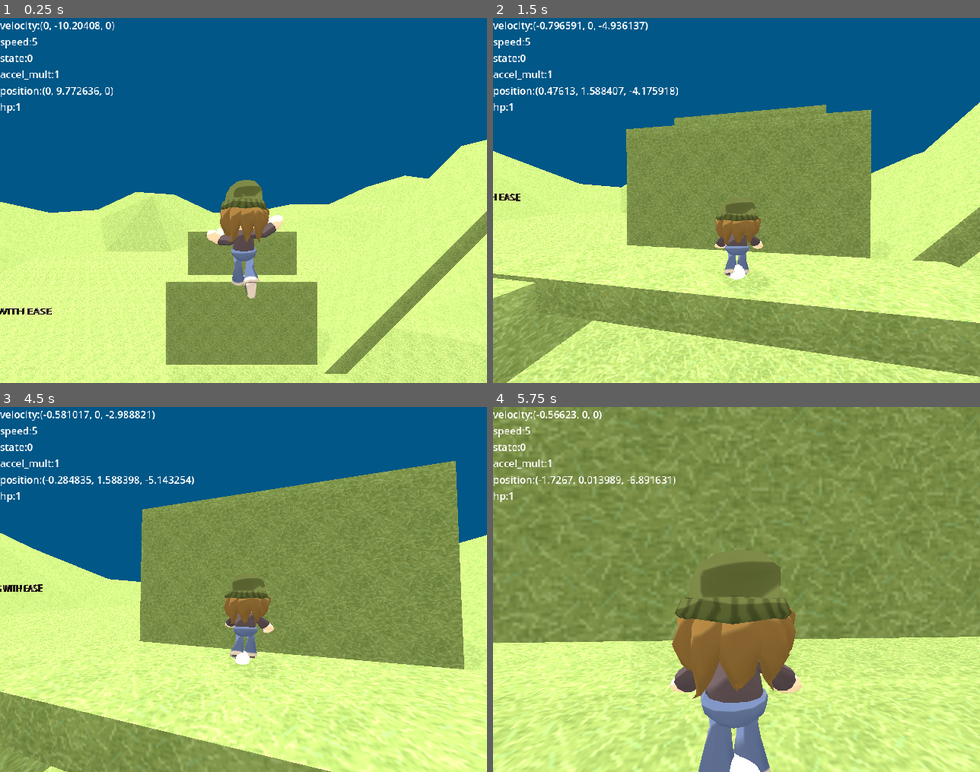
Above: before the commit, frames 1-4 (two rows, left to right).
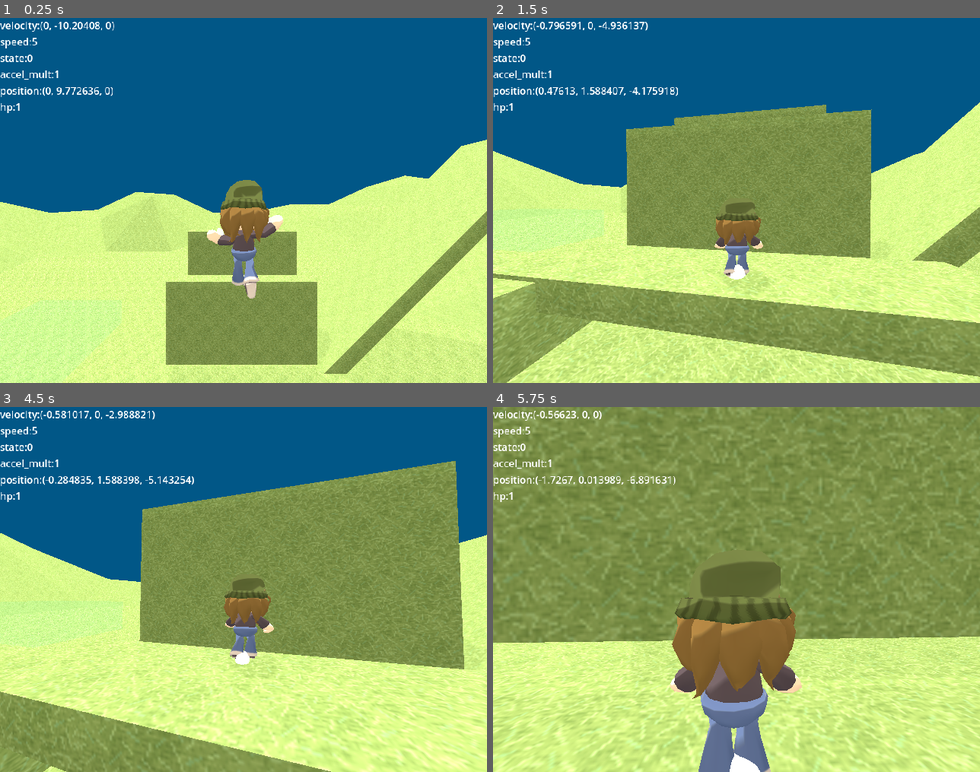
Above: after the commit, the same moments.

Repository: imawormeater/sorakaiquest
Game: Godot game, scene res://scenes/app.tscn
The game is run twice, just before and just after one commit, with the same random seed, the same clock (stepped at 60 frames per second) and the same inputs. Video files are missing from this copy of the repository; at most half a second of black plays in their place.
Inputs (mouse positions are in pixels of both pictures, inside the frame that each line leads up to):
- Up to frame 1 (0.25 s): no input
- Up to frame 2 (1.5 s): move the mouse to (760, 200) at 0.52 s; hold W (movement_up) from 0.53 s (still down); tap Mouse wheel down (mw_down) at 0.6 s; tap Space (movement_jump) at 0.77 s; move the mouse to (712, 200) at 1.27 s; tap Mouse wheel up (mw_up) at 1.35 s
- Up to frame 3 (4.5 s): keep holding W (movement_up); tap Space (movement_jump) at 1.52, 3.02, 3.77 s; move the mouse to (253, 582) at 2.02 s; tap Mouse wheel down (mw_down) at 2.1, 3.6 s; move the mouse to (238, 596) at 2.77 s; tap Mouse wheel up (mw_up) at 2.85, 4.35 s; move the mouse to (282, 593) at 3.52 s; move the mouse to (204, 585) at 4.27 s
- Up to frame 4 (5.75 s): keep holding W (movement_up); tap Space (movement_jump) at 4.52 s; move the mouse to (741, 589) at 5.02 s; tap Mouse wheel down (mw_down) at 5.1 s

The runs differ from the first frame. In frame 1, 0.1% of the frame differs, in the area x 0-11%, y 15-82%; in frame 2, less than 0.1%; in frame 3, 0.1%; in frame 4, less than 0.1%.

Commit message:
better level switching and transitions

Diff:
--- /dev/null
+++ b/assets/objects/level_switcher.tscn
@@ -0,0 +1,29 @@
+[gd_scene load_steps=5 format=3 uid="uid://cabix5vgaakof"]
+
+[ext_resource type="Script" path="res://scripts/level_switcher.gd" id="1_vnne3"]
+[ext_resource type="Material" uid="uid://dboxaay5wtknv" path="res://assets/ursc/testing_mat.tres" id="2_wei10"]
+
+[sub_resource type="BoxShape3D" id="BoxShape3D_1h2me"]
+size = Vector3(2, 2, 2)
+
+[sub_resource type="BoxMesh" id="BoxMesh_fwv4e"]
+material = ExtResource("2_wei10")
+size = Vector3(2, 2, 2)
+
+[node name="LevelSwitch" type="Node3D"]
+script = ExtResource("1_vnne3")
+
+[node name="tpArea" type="Area3D" parent="."]
+
+[node name="CollisionShape3D" type="CollisionShape3D" parent="tpArea"]
+shape = SubResource("BoxShape3D_1h2me")
+
+[node name="debug" type="MeshInstance3D" parent="tpArea"]
+mesh = SubResource("BoxMesh_fwv4e")
+skeleton = NodePath("../..")
+
+[node name="debounceTimer" type="Timer" parent="."]
+one_shot = true
+
+[connection signal="body_entered" from="tpArea" to="." method="_on_body_entered"]
+[connection signal="body_entered" from="tpArea" to="." method="_on_tp_area_body_entered"]
--- /dev/null
+++ b/assets/ursc/canvas_item/circle_trans.gdshader
@@ -0,0 +1,10 @@
+shader_type canvas_item;
+
+uniform float circle_size : hint_range(0,1) = 0.5f;
+
+void fragment(){
+	if (distance(vec2(0.5,0.5), UV) < circle_size){
+		COLOR.a = 0.0f;
+	}
+	//COLOR.a = distance(vec2(0.5,0.5), UV);
+}
--- /dev/null
+++ b/assets/ursc/circle_trans.tres
@@ -0,0 +1,7 @@
+[gd_resource type="ShaderMaterial" load_steps=2 format=3 uid="uid://bixuwp1cbjepr"]
+
+[ext_resource type="Shader" path="res://assets/ursc/canvas_item/circle_trans.gdshader" id="1_osdcm"]
+
+[resource]
+shader = ExtResource("1_osdcm")
+shader_parameter/circle_size = 1.0
--- /dev/null
+++ b/assets/ursc/testing_mat.tres
@@ -0,0 +1,6 @@
+[gd_resource type="StandardMaterial3D" format=3 uid="uid://dboxaay5wtknv"]
+
+[resource]
+transparency = 1
+shading_mode = 0
+albedo_color = Color(0, 1, 1, 0.0627451)
--- a/scenes/app.tscn
+++ b/scenes/app.tscn
@@ -1,8 +1,46 @@
-[gd_scene load_steps=4 format=3 uid="uid://eleajfuwfpur"]
+[gd_scene load_steps=8 format=3 uid="uid://eleajfuwfpur"]
 
 [ext_resource type="Script" path="res://scripts/app.gd" id="1_d1n4j"]
 [ext_resource type="PackedScene" uid="uid://dmdi4mdm7qr5o" path="res://scenes/MainGameState.tscn" id="2_w6e81"]
 [ext_resource type="VideoStream" path="res://assets/videos/jerma.ogv" id="3_vj886"]
+[ext_resource type="Material" uid="uid://bixuwp1cbjepr" path="res://assets/ursc/circle_trans.tres" id="4_kytrq"]
+
+[sub_resource type="Animation" id="Animation_bc7ut"]
+length = 0.001
+tracks/0/type = "value"
+tracks/0/imported = false
+tracks/0/enabled = true
+tracks/0/path = NodePath("CircleTrans:material:shader_parameter/circle_size")
+tracks/0/interp = 1
+tracks/0/loop_wrap = true
+tracks/0/keys = {
+"times": PackedFloat32Array(0),
+"transitions": PackedFloat32Array(1),
+"update": 0,
+"values": [1.0]
+}
+
+[sub_resource type="Animation" id="Animation_aur8l"]
+resource_name = "circletransin"
+length = 2.2
+tracks/0/type = "value"
+tracks/0/imported = false
+tracks/0/enabled = true
+tracks/0/path = NodePath("CircleTrans:material:shader_parameter/circle_size")
+tracks/0/interp = 1
+tracks/0/loop_wrap = true
+tracks/0/keys = {
+"times": PackedFloat32Array(0, 1, 1.2, 2.2),
+"transitions": PackedFloat32Array(1, 1, 1, 1),
+"update": 0,
+"values": [1.0, 0.0, 0.0, 1.0]
+}
+
+[sub_resource type="AnimationLibrary" id="AnimationLibrary_3j6nd"]
+_data = {
+"RESET": SubResource("Animation_bc7ut"),
+"circletransfull": SubResource("Animation_aur8l")
+}
 
 [node name="App" type="Node"]
 script = ExtResource("1_d1n4j")
@@ -16,3 +54,31 @@
 offset_bottom = 544.0
 stream = ExtResource("3_vj886")
 bus = &"Ambience"
+
+[node name="Transitions" type="ColorRect" parent="CanvasLayer"]
+offset_right = 40.0
+offset_bottom = 40.0
+color = Color(1, 1, 1, 0)
+
+[node name="CircleTrans" type="ColorRect" parent="CanvasLayer/Transitions"]
+material = ExtResource("4_kytrq")
+layout_mode = 1
+anchors_preset = 8
+anchor_left = 0.5
+anchor_top = 0.5
+anchor_right = 0.5
+anchor_bottom = 0.5
+offset_left = -20.0
+offset_top = -100.0
+offset_right = 620.0
+offset_bottom = 540.0
+grow_horizontal = 2
+grow_vertical = 2
+color = Color(0, 0, 0, 1)
+
+[node name="AnimationPlayer" type="AnimationPlayer" parent="CanvasLayer/Transitions"]
+libraries = {
+"": SubResource("AnimationLibrary_3j6nd")
+}
+
+[node name="Timer" type="Timer" parent="."]
--- a/scenes/levels/test_level.tscn
+++ b/scenes/levels/test_level.tscn
@@ -1,26 +1,12 @@
-[gd_scene load_steps=10 format=3 uid="uid://p3tbs46mi8p3"]
+[gd_scene load_steps=8 format=3 uid="uid://p3tbs46mi8p3"]
 
 [ext_resource type="Script" path="res://scripts/level_class.gd" id="1_aufyl"]
 [ext_resource type="PackedScene" uid="uid://dofocsipduo7e" path="res://assets/objects/plains_1.tscn" id="2_tbe0s"]
 [ext_resource type="Material" uid="uid://fy0ibi6x3jnj" path="res://assets/materials/basicassplatform.tres" id="3_wk7ds"]
 [ext_resource type="PackedScene" uid="uid://cmxve7621cy05" path="res://scenes/basicassplatform.tscn" id="4_eadt3"]
 [ext_resource type="Environment" uid="uid://jyc65e1ajlll" path="res://assets/ursc/test_env.tres" id="5_356hj"]
+[ext_resource type="PackedScene" uid="uid://cabix5vgaakof" path="res://assets/objects/level_switcher.tscn" id="7_owx7p"]
 [ext_resource type="AudioStream" uid="uid://cu7ty4ay2nlw5" path="res://assets/sounds/mario64ambience.ogg" id="7_x3xfm"]
-
-[sub_resource type="GDScript" id="GDScript_5seu6"]
-resource_name = "TESTLEVELLOADING"
-script/source = "extends Area3D
-
-func _on_body_entered(body: Node3D) -> void:
-	if body == GameManager.CurrentState.Sorakai:
-		GameManager.CurrentState.load_level(\"res://scenes/levels/test_level_2.tscn\")
-"
-
-[sub_resource type="BoxShape3D" id="BoxShape3D_1h2me"]
-size = Vector3(9.93231, 2.47961, 4.52637)
-
-[sub_resource type="TextMesh" id="TextMesh_o1h36"]
-text = "IM CUMMING WITH EASE"
 
 [node name="Level" type="Node3D" node_paths=PackedStringArray("Logan_Spawn")]
 script = ExtResource("1_aufyl")
@@ -114,18 +100,8 @@
 autoplay = true
 bus = &"Ambience"
 
-[node name="Area3D" type="Area3D" parent="."]
-transform = Transform3D(1, 0, 0, 0, 1, 0, 0, 0, 1, -17.3666, 0, -10.72)
-script = SubResource("GDScript_5seu6")
-
-[node name="CollisionShape3D" type="CollisionShape3D" parent="Area3D"]
-transform = Transform3D(1, 0, 0, 0, 1, 0, 0, 0, 1, -0.963135, 0.739807, 1.76318)
-shape = SubResource("BoxShape3D_1h2me")
-
-[node name="MeshInstance3D" type="MeshInstance3D" parent="Area3D"]
-transform = Transform3D(4.81944, 0, 0, 0, 3.76987, 0, 0, 0, 1.03291, -1.24092, 2.44206, 1.98017)
-mesh = SubResource("TextMesh_o1h36")
-
-[connection signal="body_entered" from="Area3D" to="Area3D" method="_on_body_entered"]
+[node name="LevelSwitch" parent="." instance=ExtResource("7_owx7p")]
+transform = Transform3D(3.65528, 0, 0, 0, 1, 0, 0, 0, 2.54221, -14.6616, 0.501049, -8.89673)
+levelpath = "res://scenes/levels/test_level_2.tscn"
 
 [editable path="plains2"]
--- a/scenes/levels/test_level_2.tscn
+++ b/scenes/levels/test_level_2.tscn
@@ -7,18 +7,7 @@
 [ext_resource type="PackedScene" uid="uid://d0wtjv210el32" path="res://assets/objects/plains_2.tscn" id="3_kerdl"]
 [ext_resource type="PackedScene" uid="uid://cmxve7621cy05" path="res://scenes/basicassplatform.tscn" id="4_n473g"]
 [ext_resource type="Environment" uid="uid://jyc65e1ajlll" path="res://assets/ursc/test_env.tres" id="6_1y2uh"]
-
-[sub_resource type="GDScript" id="GDScript_5seu6"]
-resource_name = "TESTLEVELLOADING"
-script/source = "extends Area3D
-
-func _on_body_entered(body: Node3D) -> void:
-	if body == GameManager.CurrentState.Sorakai:
-		GameManager.CurrentState.load_level(\"res://scenes/levels/test_level.tscn\")
-"
-
-[sub_resource type="BoxShape3D" id="BoxShape3D_1h2me"]
-size = Vector3(9.93231, 2.47961, 4.52637)
+[ext_resource type="PackedScene" uid="uid://cabix5vgaakof" path="res://assets/objects/level_switcher.tscn" id="8_b5a3n"]
 
 [sub_resource type="TextMesh" id="TextMesh_o1h36"]
 text = "also i made my teacher play this level he
@@ -153,18 +142,13 @@
 [node name="WorldEnvironment" type="WorldEnvironment" parent="."]
 environment = ExtResource("6_1y2uh")
 
-[node name="Area3D" type="Area3D" parent="."]
-transform = Transform3D(1, 0, 0, 0, 1, 0, 0, 0, 1, -9.8118, 0, 19.1223)
-script = SubResource("GDScript_5seu6")
+[node name="MeshInstance3D" type="MeshInstance3D" parent="."]
+transform = Transform3D(4.81944, 0, 0, 0, 3.76987, 0, 0, 0, 1.03291, -11.0527, 2.44206, 21.1025)
+mesh = SubResource("TextMesh_o1h36")
+skeleton = NodePath("")
 
-[node name="CollisionShape3D" type="CollisionShape3D" parent="Area3D"]
-transform = Transform3D(1, 0, 0, 0, 1, 0, 0, 0, 1, -0.963135, 0.739807, 1.76318)
-shape = SubResource("BoxShape3D_1h2me")
-
-[node name="MeshInstance3D" type="MeshInstance3D" parent="Area3D"]
-transform = Transform3D(4.81944, 0, 0, 0, 3.76987, 0, 0, 0, 1.03291, -1.24092, 2.44206, 1.98017)
-mesh = SubResource("TextMesh_o1h36")
-
-[connection signal="body_entered" from="Area3D" to="Area3D" method="_on_body_entered"]
+[node name="LevelSwitch" parent="." instance=ExtResource("8_b5a3n")]
+transform = Transform3D(4.76148, 0, 0, 0, 1, 0, 0, 0, 2.83563, -10.0569, 0.221125, 21.2372)
+levelpath = "res://scenes/levels/test_level.tscn"
 
 [editable path="plains2"]
--- a/scripts/app.gd
+++ b/scripts/app.gd
@@ -2,6 +2,10 @@
 
 @export var firstState:PackedScene
 var currentState:Node = null
+var inTransition := false
+
+#@onready var circleTrans := $CanvasLayer/Transitions/CircleTrans
+@onready var animPlayer := $CanvasLayer/Transitions/AnimationPlayer
 
 func changeState(state:PackedScene) -> void:
 	if state == null:
@@ -28,5 +32,16 @@
 	if Input.is_action_just_pressed("ui_home"):
 		$CanvasLayer/VideoStreamPlayer.play()
 
-func play_transition(which:String) -> void:
-	pass
+func play_transition(which:String,speed:float) -> void:
+	if inTransition:
+		push_warning("Attempted Transition Failed, already in Transition")
+		return
+	if speed == 0: return
+	inTransition = true
+	animPlayer.speed_scale = 1/speed
+	print(which,speed)
+
+	if which.to_lower() == 'circle':
+		animPlayer.play("circletransfull")
+	await get_tree().create_timer(animPlayer.current_animation_length).timeout
+	inTransition = false
--- /dev/null
+++ b/scripts/level_switcher.gd
@@ -0,0 +1,28 @@
+extends Node3D
+
+@export var levelpath:String
+@export var transition := "circle"
+@export var transitiontime := 1.0
+
+var debounce := false
+@onready var debouncetimer := $debounceTimer
+
+func _ready() -> void:
+	set_process(false)
+	if not OS.is_debug_build():
+		$tpArea/debug.visible = false
+
+func _on_tp_area_body_entered(body: Node3D) -> void:
+	if debounce: return
+	if body == GameManager.CurrentState.Sorakai:
+		debounce = true
+		if transitiontime == 0.0:
+			GameManager.CurrentState.load_level(levelpath)
+			debounce = false
+			return
+		GameManager.App.play_transition(transition,transitiontime)
+		debouncetimer.wait_time = transitiontime
+		debouncetimer.start()
+		await debouncetimer.timeout
+		GameManager.CurrentState.load_level(levelpath)
+		debounce = false
--- a/scripts/player_sorakai.gd
+++ b/scripts/player_sorakai.gd
@@ -327,7 +327,8 @@
 
 	if state == States.Hang:
 		var frontcastnormal:Vector3 = hang_frontCast.get_collision_normal()
-		visual.look_at(global_position - frontcastnormal)
+		if frontcastnormal.dot(Vector3.UP) > 0.001:
+			visual.look_at(global_position - frontcastnormal)
 		exitwallclimb = 0.5
 		if not checkHang():
 			griptimer = griptimerinit
Not shown: 1 places in scenes/levels/test_level_2.tscn that only renumber resources
